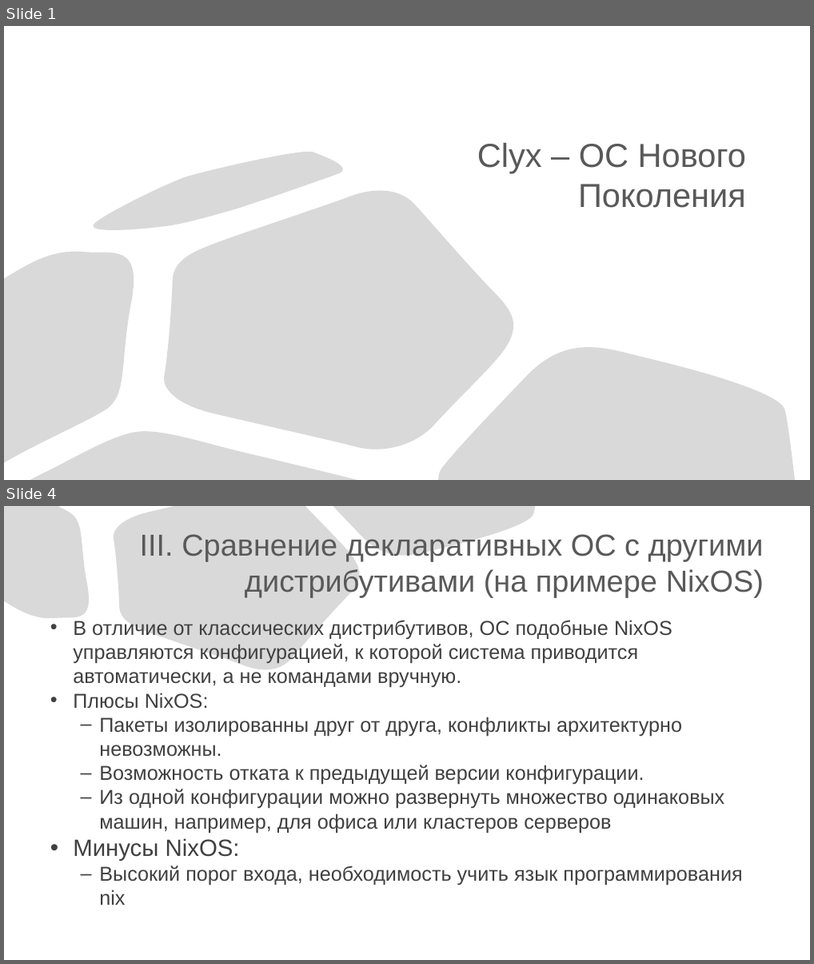
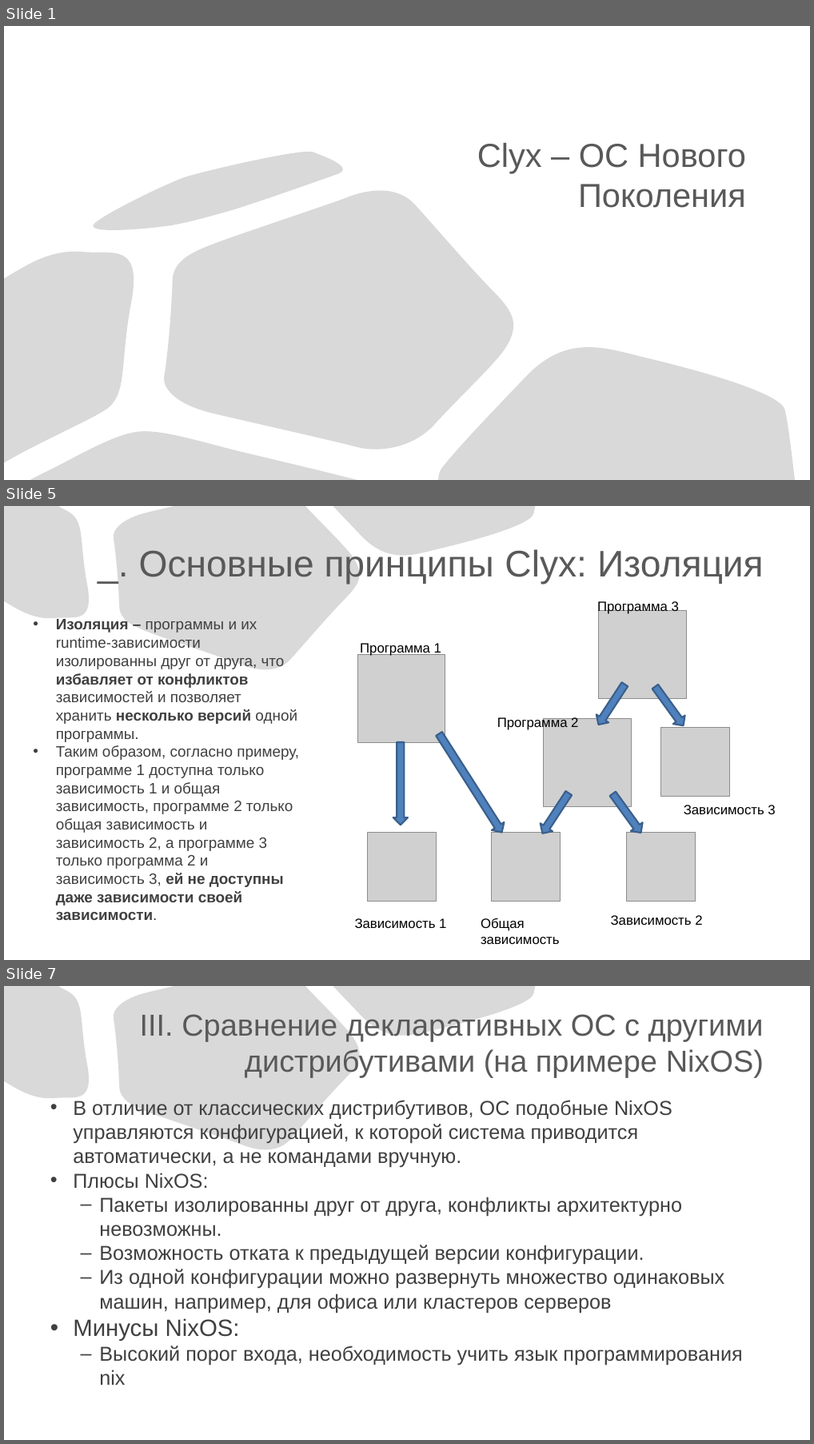
Before and after one commit to slawacats/clyx, a slide deck: ClyxOS.pptx. Shown one above the other, each under a label of ours: slides 1 and 4 before the commit, slides 1, 5 and 7 after it; the slides between them are not shown. The pictures are 814x964 and 814x1444 pixels, drawn with LibreOffice and Linux fonts; fonts in the diff are those of the drawing; grey boxes stand for pictures. Boxes give left, top, right and bottom in pixels: in the first picture for what was removed or moved away, otherwise in the second. Text is boxed around its words. In the diff, an @@ line names an element or a change of style, - is before the commit and + after.

```diff
--- a/ClyxOS.pptx
+++ b/ClyxOS.pptx
@@ slide 5 added at box(4, 506, 810, 960), background #FFFFFF; not listed: 3 template elements that a slide beside it also shows @@
@@ title added at box(139, 549, 764, 584), 44 pt, text #595959 @@
+_. Основные принципы Clyx: Изоляция
@@ text added at box(598, 600, 679, 615), 16 pt, text #000000 @@
+Программа 3
@@ text added at box(56, 619, 299, 920), 18 pt, text #404040 @@
+• Изоляция – программы и их runtime-зависимости изолированны друг от друга, что избавляет от конфликтов зависимостей и позволяет хранить несколько версий одной программы.
+• Таким образом, согласно примеру, программе 1 доступна только зависимость 1 и общая зависимость, программе 2 только общая зависимость и зависимость 2, а программе 3 только программа 2 и зависимость 3, ей не доступны даже зависимости своей зависимости.
@@ picture added at box(599, 611, 687, 698) @@
@@ text added at box(360, 643, 442, 656), 16 pt, text #000000 @@
+Программа 1
@@ picture added at box(358, 654, 446, 742) @@
@@ down arrow added at box(593, 680, 631, 728), fill #4F81BD, outline #3A5F8C 2 pt @@
@@ down arrow added at box(650, 682, 690, 730), fill #4F81BD, outline #3A5F8C 2 pt @@
@@ text added at box(498, 716, 578, 730), 16 pt, text #000000 @@
+Программа 2
@@ picture added at box(544, 718, 632, 806) @@
@@ down arrow added at box(394, 742, 408, 825), fill #4F81BD, outline #3A5F8C 2 pt @@
@@ down arrow added at box(434, 730, 509, 836), fill #4F81BD, outline #3A5F8C 2 pt @@
@@ picture added at box(662, 728, 730, 796) @@
@@ down arrow added at box(536, 789, 575, 837), fill #4F81BD, outline #3A5F8C 2 pt @@
@@ down arrow added at box(607, 789, 647, 837), fill #4F81BD, outline #3A5F8C 2 pt @@
@@ text added at box(684, 804, 775, 814), 16 pt, text #000000 @@
+Зависимость 3
@@ picture added at box(367, 832, 437, 901) @@
@@ picture added at box(491, 832, 561, 901) @@
@@ picture added at box(627, 832, 696, 901) @@
@@ text added at box(355, 918, 446, 928), 16 pt, text #000000 @@
+Зависимость 1
@@ text added at box(481, 917, 560, 944), 16 pt, text #000000 @@
+Общая зависимость
@@ text added at box(611, 915, 702, 924), 16 pt, text #000000 @@
+Зависимость 2
@@ what was slide 4 is now slide 7 @@
```
Also in this commit, not shown: 2 slides changed, 2 other slides added.
